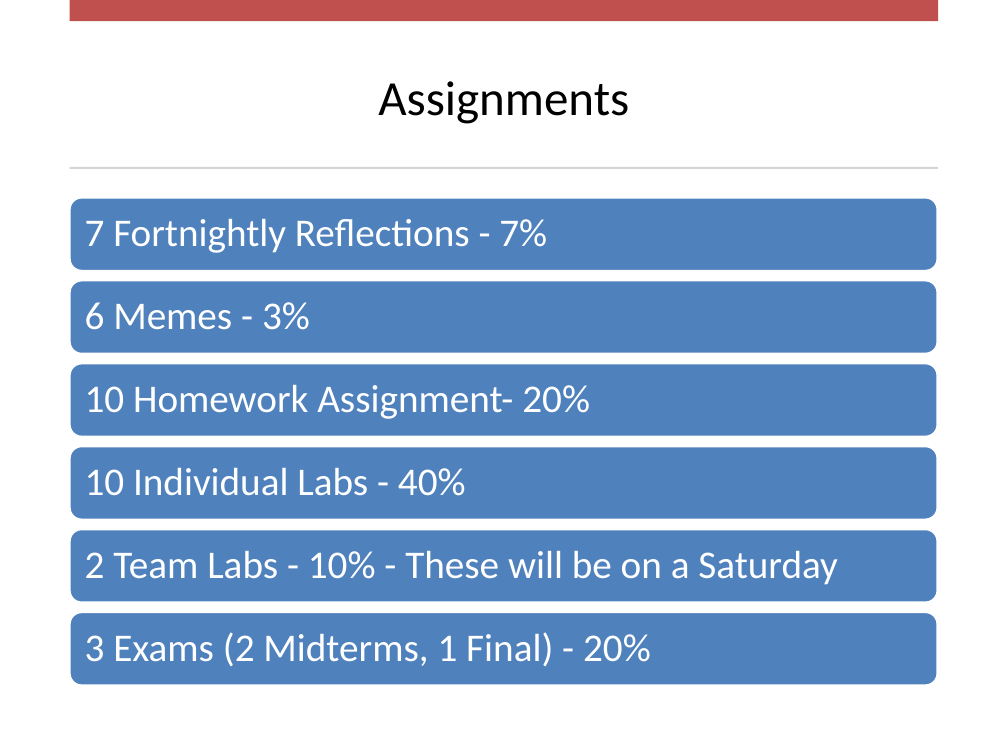
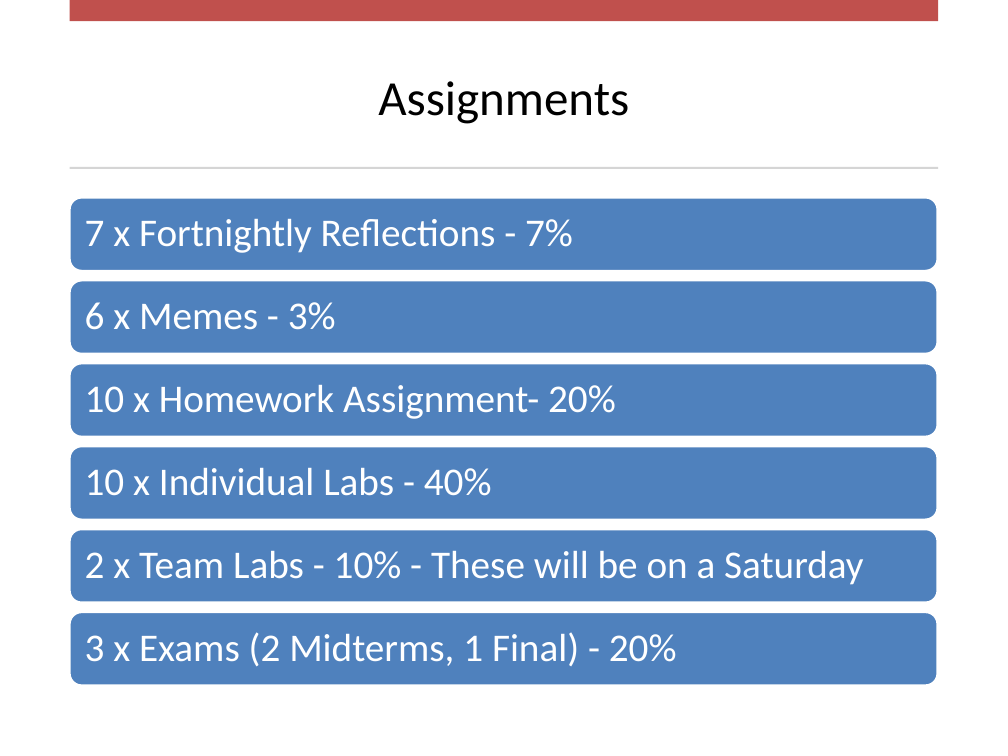
Before and after one commit to BYU-ITC-515R-ACT/byu-itc-515r-act.github.io, a slide deck: slide 5 of lectureSlides/lecture1.pptx. Drawn at 1008x756 pixels with LibreOffice and Linux fonts; fonts in the diff are those of the drawing. Boxes give left, top, right and bottom in pixels: in the first picture for what was removed or moved away, otherwise in the second. Text is boxed around its words. In the diff, an @@ line names an element or a change of style, - is before the commit and + after.

```diff
--- a/lectureSlides/lecture1.pptx
+++ b/lectureSlides/lecture1.pptx
@@ text at (85,219,573,253): text changed @@
-7 Fortnightly Reflections - 7%
+7 x Fortnightly Reflections - 7%
@@ text at (85,302,336,330): text changed @@
-6 Memes - 3%
+6 x Memes - 3%
@@ text at (85,385,616,419): text changed @@
-10 Homework Assignment- 20%
+10 x Homework Assignment- 20%
@@ text at (85,468,492,496): text changed @@
-10 Individual Labs - 40%
+10 x Individual Labs - 40%
@@ text at (85,551,864,585): text changed @@
-2 Team Labs - 10% - These will be on a Saturday
+2 x Team Labs - 10% - These will be on a Saturday
@@ text at (85,632,677,666): text changed @@
-3 Exams (2 Midterms, 1 Final) - 20%
+3 x Exams (2 Midterms, 1 Final) - 20%
```
Also in this commit, not shown: 1 other slide changed.
